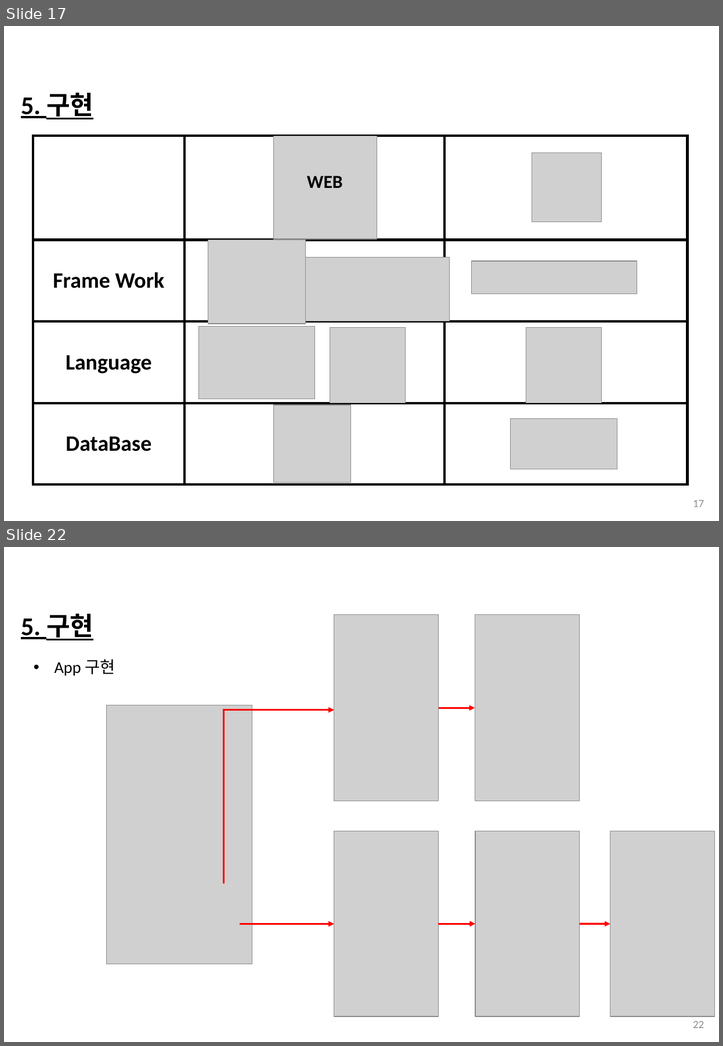
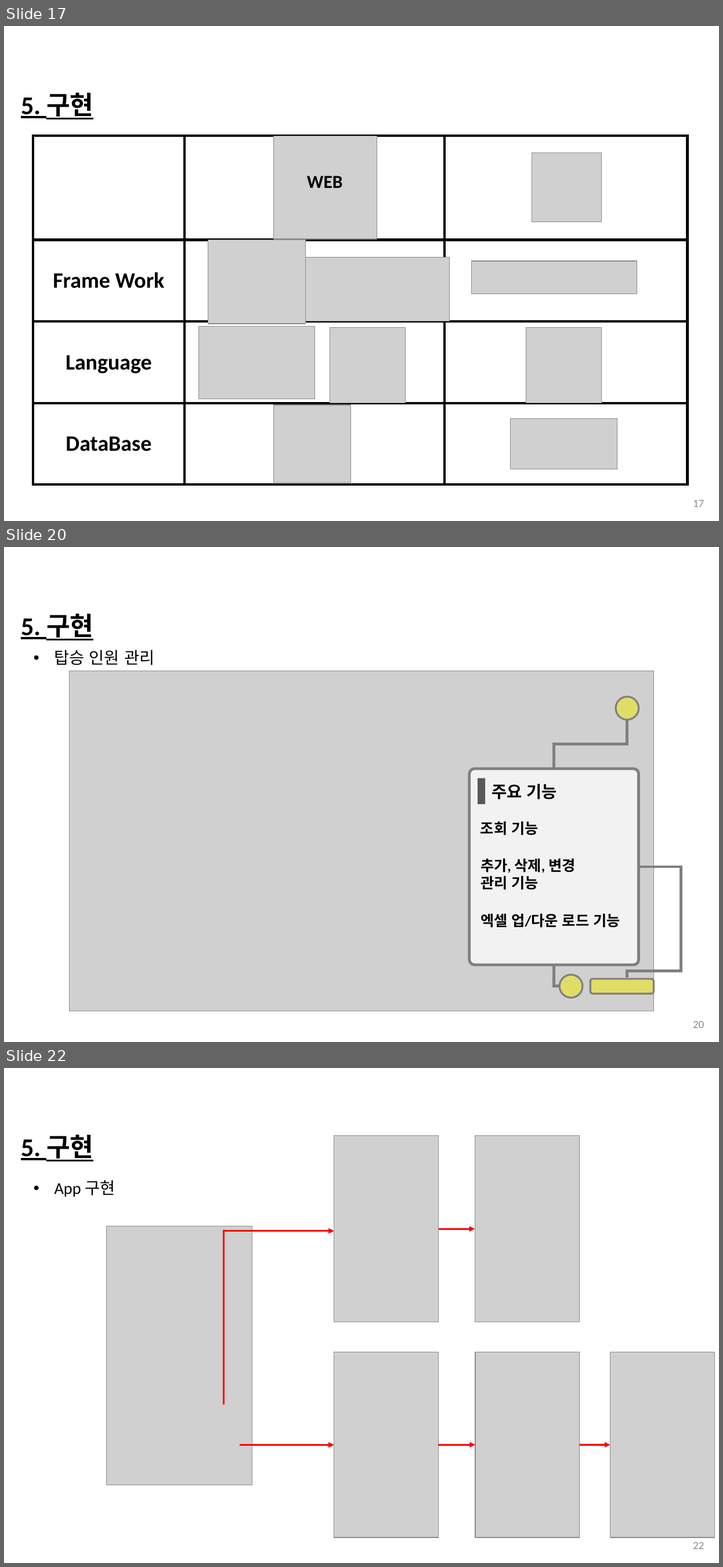
Before and after one commit to 201324549/BeaconProject, a slide deck: ShuttleBusFinalPresentation(v1.1)_ing.pptx. Shown one above the other, each under a label of ours: slides 17 and 22 before the commit, slides 17, 20 and 22 after it; the slides between them are not shown. The pictures are 723x1046 and 723x1567 pixels, drawn with LibreOffice and Linux fonts; fonts in the diff are those of the drawing; grey boxes stand for pictures; background and template pictures are left out. Boxes give left, top, right and bottom in pixels: in the first picture for what was removed or moved away, otherwise in the second. Text is boxed around its words. In the diff, an @@ line names an element or a change of style, - is before the commit and + after.

Commit message:
최종발표 피피티 신입연수소감 추가, 목차 및 제목 수정해야함

```diff
--- a/ShuttleBusFinalPresentation(v1.1)_ing.pptx
+++ b/ShuttleBusFinalPresentation(v1.1)_ing.pptx
@@ slide 20 added at (4, 547, 719, 1042), background picture (left out) @@
@@ text added at (21, 614, 93, 640), 28 pt, text #000000, bold, underline @@
+5. 구현
@@ text added at (54, 650, 154, 665), 18 pt, text #000000 @@
+• 탑승 인원 관리
@@ picture added at (70, 671, 653, 1011) @@
@@ ellipse added at (616, 697, 639, 720), fill #F0EA00 at 50% opacity, outline #808080 2 pt @@
@@ elbow line added from (554, 769) to (627, 720), #808080 3 pt @@
@@ rounded rectangle added at (469, 769, 639, 965), fill #F2F2F2, outline #808080 3 pt @@
@@ rectangle added at (478, 778, 485, 804), fill #595959 @@
@@ text added at (491, 784, 557, 799), 18 pt, text #000000, bold @@
+주요 기능
@@ text added at (480, 821, 538, 835), 16 pt, text #000000, bold @@
+조회 기능
@@ text added at (480, 858, 575, 890), 16 pt, text #000000, bold @@
+추가, 삭제, 변경
+관리 기능
@@ elbow line added from (627, 977) to (639, 867), #808080 3 pt @@
@@ text added at (480, 913, 619, 927), 16 pt, text #000000, bold @@
+엑셀 업/다운 로드 기능
@@ elbow line added from (560, 985) to (554, 965), #808080 3 pt @@
@@ ellipse added at (560, 974, 583, 998), fill #F0EA00 at 50% opacity, outline #808080 2 pt @@
@@ rounded rectangle added at (590, 979, 653, 994), fill #F0EA00 at 50% opacity, outline #808080 2 pt @@
@@ page number added at (692, 1021, 703, 1028), 12 pt, text #8C8C8C @@
+20
```
Also in this commit, not shown: 7 slides changed, 2 other slides added, 1 slide removed.
